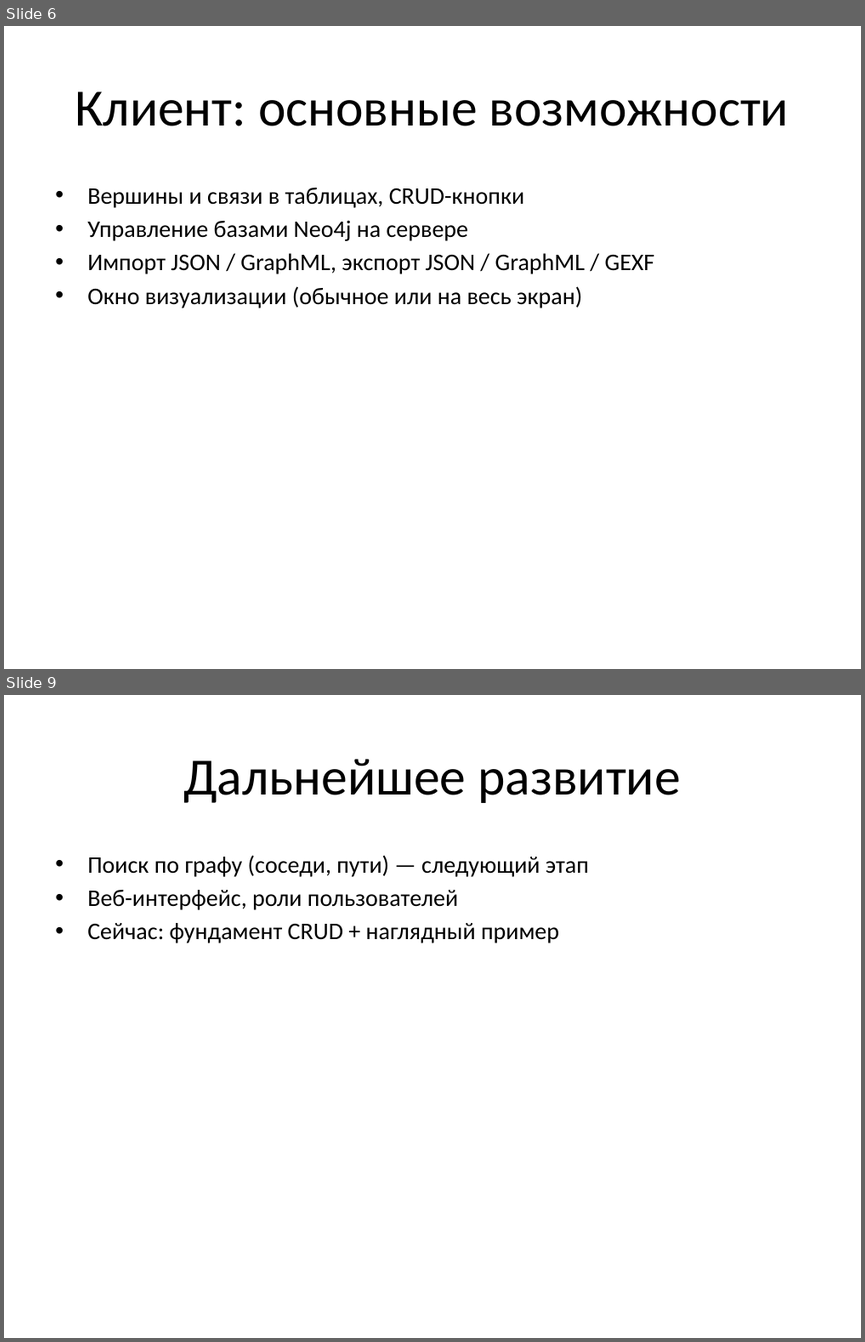
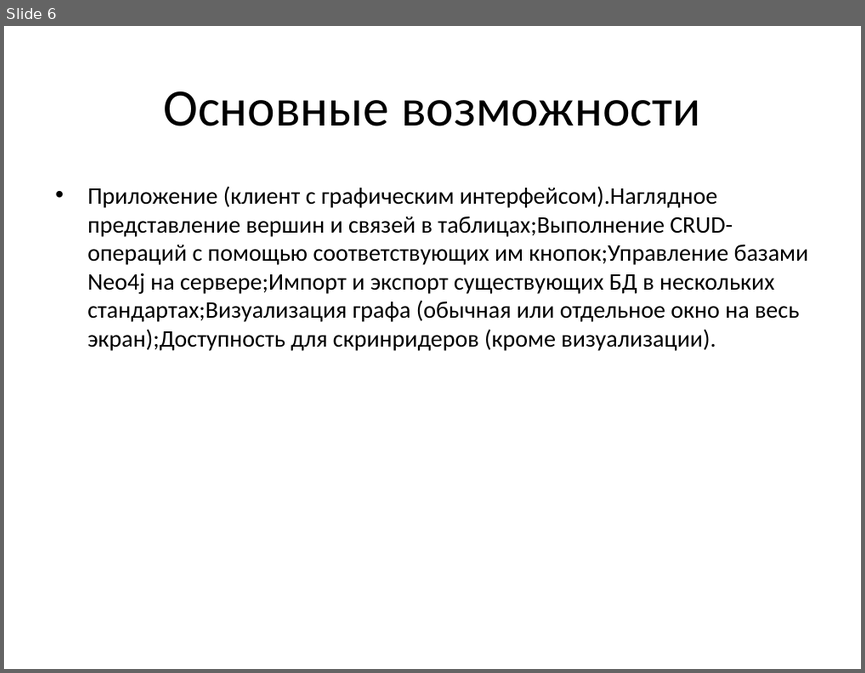
Before and after one commit to SasnikOmega/graph-search-engine, a slide deck: docs/презентация.pptx. Shown one above the other, each under a label of ours: slides 6 and 9 before the commit, slide 6 after it; the slides between them are not shown. The pictures are 865x1342 and 865x673 pixels, drawn with LibreOffice and Linux fonts; fonts in the diff are those of the drawing. Boxes give left, top, right and bottom in pixels: in the first picture for what was removed or moved away, otherwise in the second. Text is boxed around its words. In the diff, an @@ line names an element or a change of style, - is before the commit and + after.

```diff
--- a/docs/презентация.pptx
+++ b/docs/презентация.pptx
@@ slide 9 removed at bbox=[4, 695, 861, 1338], background #FFFFFF @@
@@ title removed at bbox=[183, 759, 680, 803] @@
-Дальнейшее развитие
@@ text removed at bbox=[87, 855, 589, 943] @@
-• Поиск по графу (соседи, пути) — следующий этап
-• Веб-интерфейс, роли пользователей
-• Сейчас: фундамент CRUD + наглядный пример
@@ slide 6 changed as well @@
@@ title at bbox=[163, 91, 700, 126]: text changed @@
-Клиент: основные возможности
+Основные возможности
@@ text at bbox=[87, 186, 809, 351]: text changed @@
-• Вершины и связи в таблицах, CRUD-кнопки
-• Управление базами Neo4j на сервере
-• Импорт JSON / GraphML, экспорт JSON / GraphML / GEXF
-• Окно визуализации (обычное или на весь экран)
+• Приложение (клиент с графическим интерфейсом).Наглядное представление вершин и связей в таблицах;Выполнение CRUD-операций с помощью соответствующих им кнопок;Управление базами Neo4j на сервере;Импорт и экспорт существующих БД в нескольких стандартах;Визуализация графа (обычная или отдельное окно на весь экран);Доступность для скринридеров (кроме визуализации).
```
Also in this commit, not shown: 6 other slides changed, 4 slides added, 2 other slides removed.
